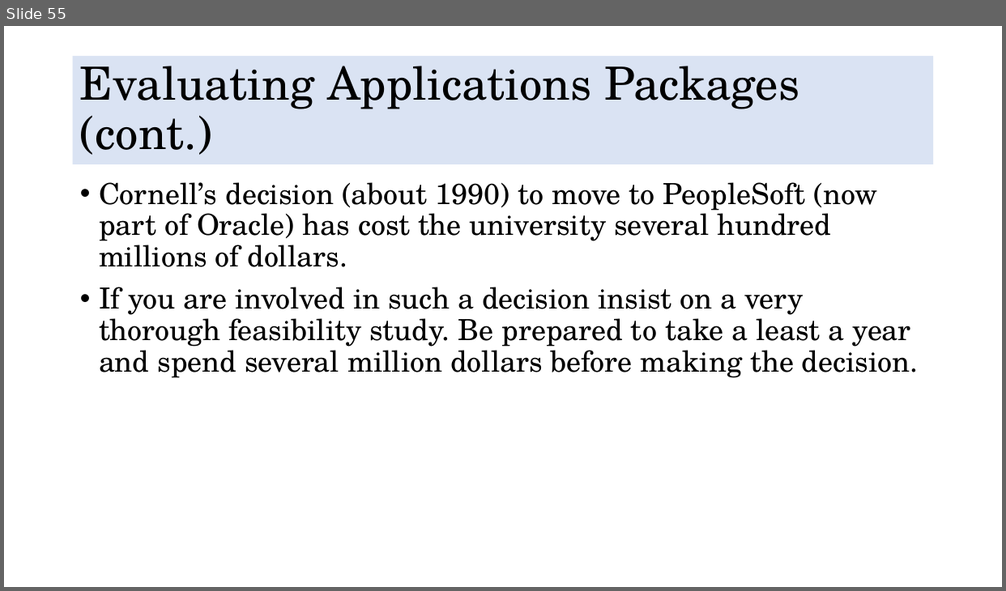
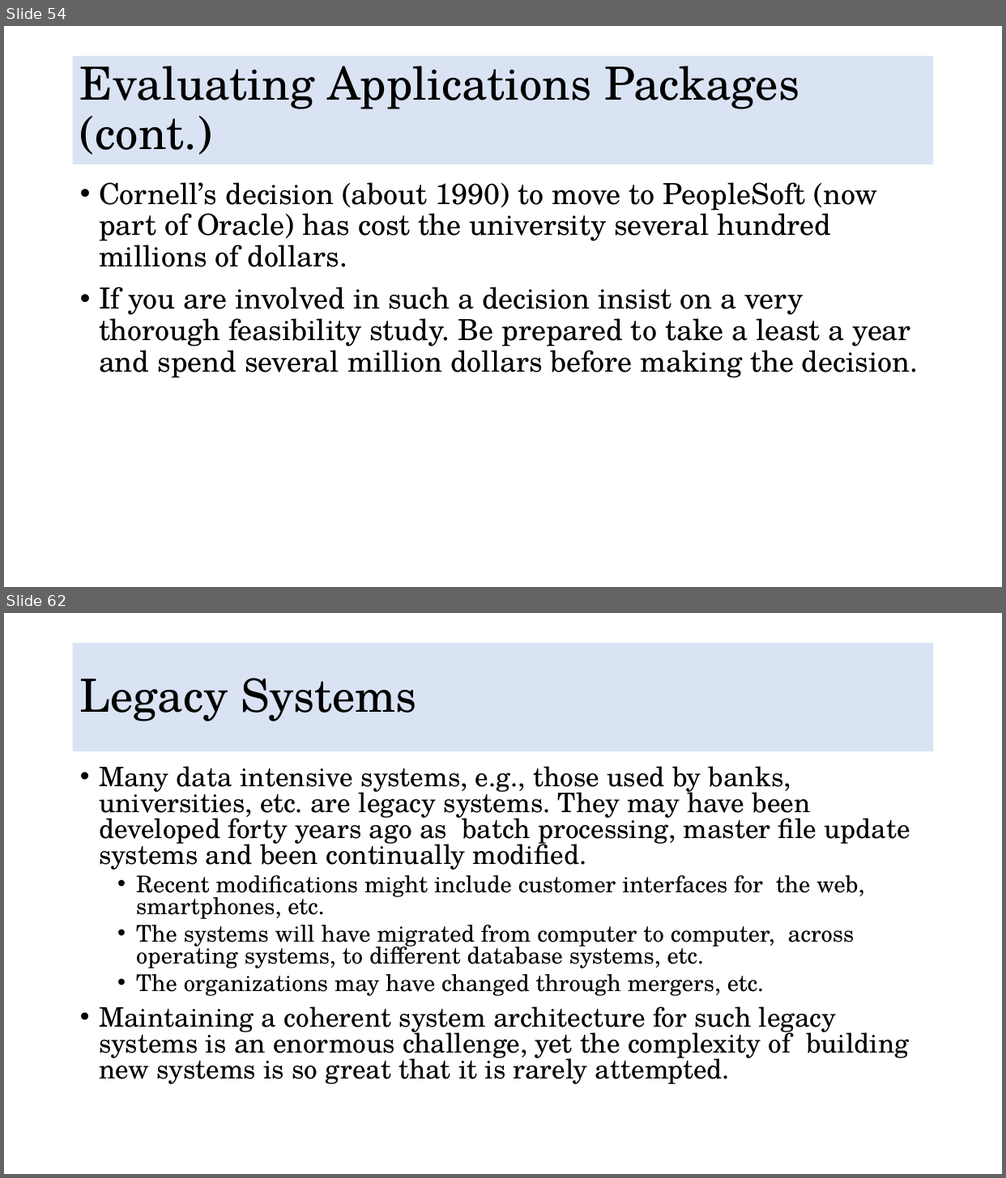
Before and after one commit to DuyDesmond/Multidisciplinary-Project-VGU-FY, a slide deck: Tuesday Morning Theory/Multidisciplinary Projects p4b.pptx. Shown one above the other, each under a label of ours: slide 55 before the commit, slides 54 and 62 after it; the slides between them are not shown. The pictures are 1006x591 and 1006x1178 pixels, drawn with LibreOffice and Linux fonts; fonts in the diff are those of the drawing. Boxes give left, top, right and bottom in pixels: in the first picture for what was removed or moved away, otherwise in the second. Text is boxed around its words. In the diff, an @@ line names an element or a change of style, - is before the commit and + after.

```diff
--- a/Tuesday Morning Theory/Multidisciplinary Projects p4b.pptx
+++ b/Tuesday Morning Theory/Multidisciplinary Projects p4b.pptx
@@ slide 62 added at (x1=4, y1=613, x2=1002, y2=1174), background #FFFFFF @@
@@ title added at (x1=73, y1=643, x2=934, y2=752), fill #DAE3F3, 44 pt, text #000000 @@
+Legacy Systems
@@ text added at (x1=99, y1=766, x2=910, y2=1084), 25.9 pt, text #000000 @@
+• Many data intensive systems, e.g., those used by banks, universities, etc. are legacy systems. They may have been developed forty years ago as batch processing, master file update systems and been continually modified.
+  • Recent modifications might include customer interfaces for the web, smartphones, etc.
+  • The systems will have migrated from computer to computer, across operating systems, to different database systems, etc.
+  • The organizations may have changed through mergers, etc.
+• Maintaining a coherent system architecture for such legacy systems is an enormous challenge, yet the complexity of building new systems is so great that it is rarely attempted.
@@ what was slide 55 is now slide 54 @@
```
Also in this commit, not shown: 1 slide changed, 14 other slides added, 1 slide removed, 26 other files.
